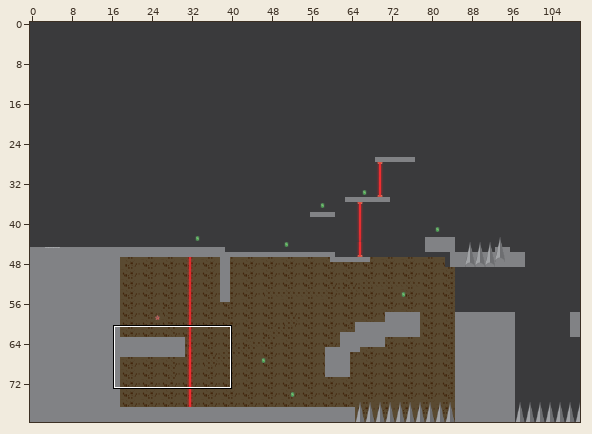
Tiled map (JSON): assets/Tilemaps/Map2.json. The first picture is a wide view before the edit; the outline marks the close-up.
Close-up. Old version:
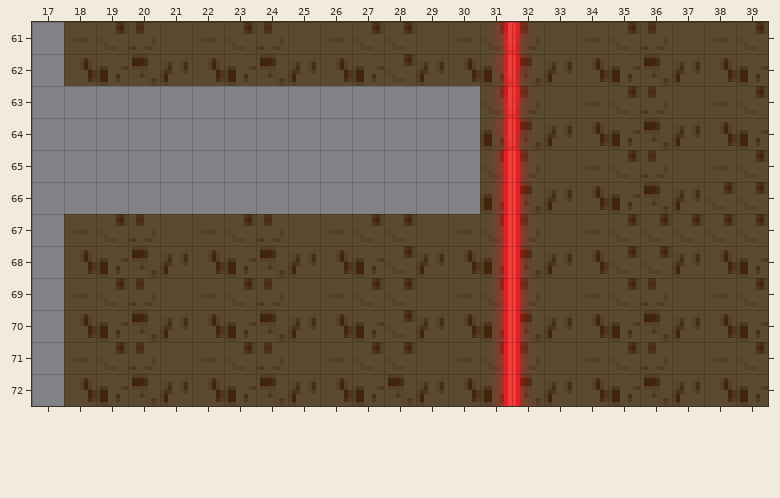
Cells are 8x8 px. Shown: x 17..39, y 61..72. The commit also changed other parts of the map, which this record leaves out.
The result:
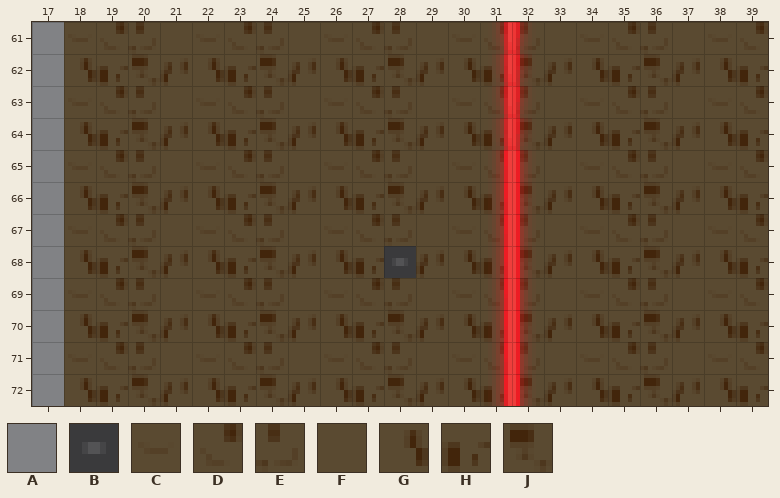
Key: from "tileset1": A 3, B 18, C 32, D 33, E 34, F 35, G 40, H 41, J 42.
_ is an empty cell, # one hidden under a higher layer.
The exact change:
Layer "BG":
y 61: x 28 D -> E
y 62: x 28 D -> J
y 63: x 28 # -> E
y 64: x 28 # -> J
y 65: x 28 # -> E
y 66: x 28 # -> J; x 38..39 DD -> GH
y 67: x 28 D -> E; x 36..38 DDD -> EFC
y 68: x 28 D -> B; x 35..36 DD -> HJ
y 69: x 28 D -> E
y 70: x 28 D -> J
y 71: x 28 D -> E
Layer "Terrain":
y 63..66: x 18..30 AAAAAAAAAAAAA -> _____________
Where, in picture pixels (left, top, right, bottom), the same in both close-ups:
changed: (64, 22, 480, 370)
changed: (608, 182, 768, 278)
